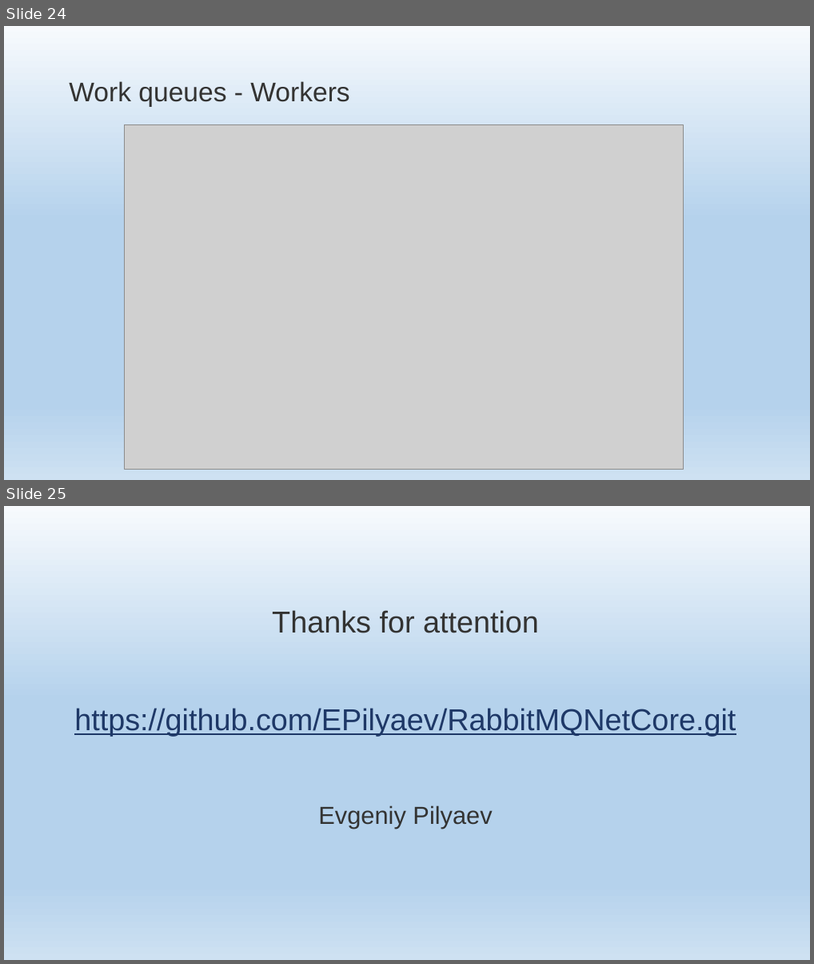
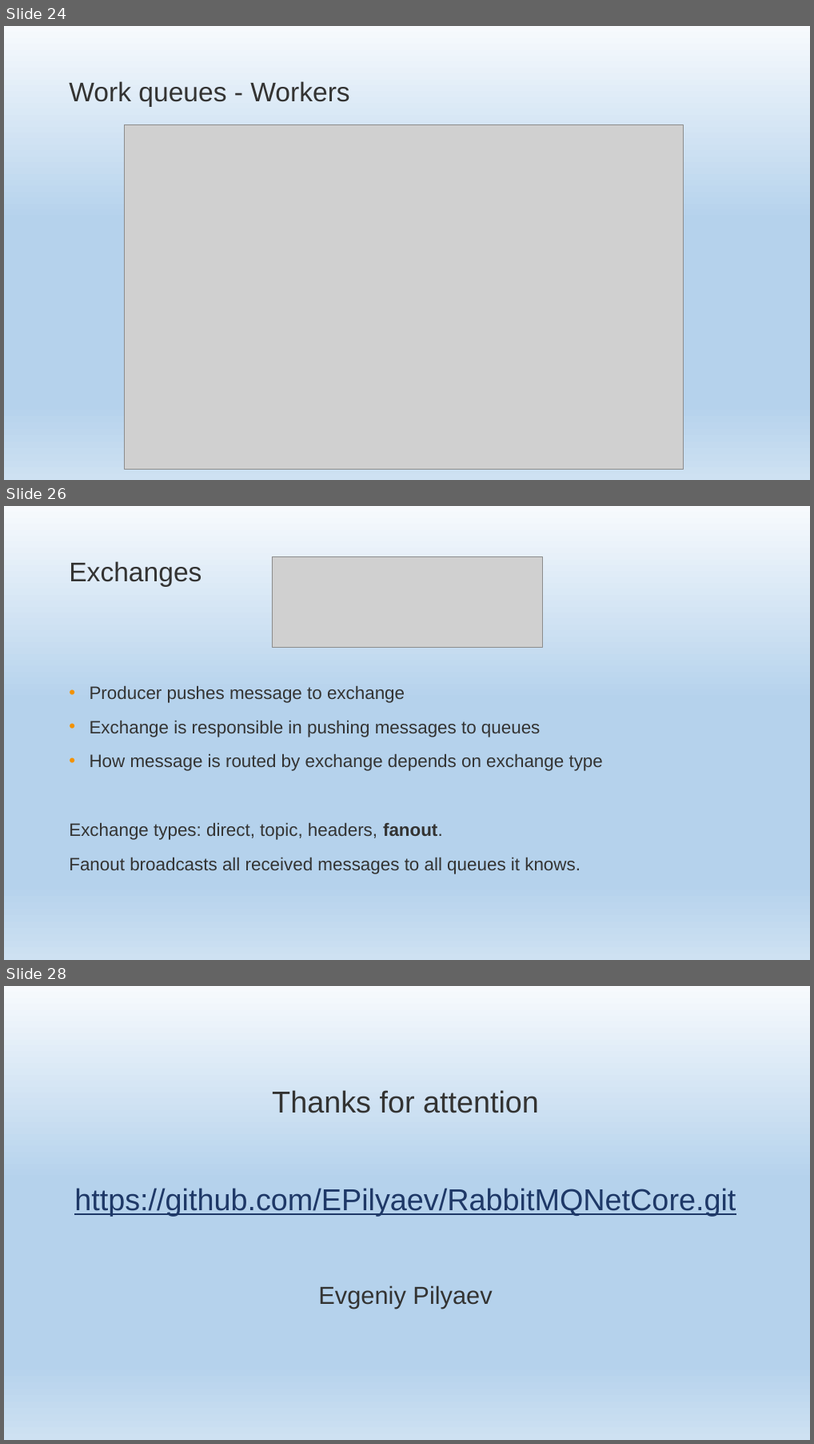
Before and after one commit to EPilyaev/RabbitMQNetCore, a slide deck: RabbitMQNetCore.pptm. Shown one above the other, each under a label of ours: slides 24 and 25 before the commit, slides 24, 26 and 28 after it; the slides between them are not shown. The pictures are 814x964 and 814x1444 pixels, drawn with LibreOffice and Linux fonts; fonts in the diff are those of the drawing; grey boxes stand for pictures; background and template pictures are left out. Boxes give left, top, right and bottom in pixels: in the first picture for what was removed or moved away, otherwise in the second. Text is boxed around its words. In the diff, an @@ line names an element or a change of style, - is before the commit and + after.

Commit message:
Start publish\subscribe slides. Add exchange info.

```diff
--- a/RabbitMQNetCore.pptm
+++ b/RabbitMQNetCore.pptm
@@ slide 26 added at [4,506,810,960], background gradient #F7FAFD to #B5D2EC to #CEE1F2 @@
@@ title added at [69,561,202,586], 48 pt, text #333332 @@
+Exchanges
@@ picture added at [272,556,542,647] @@
@@ text added at [69,685,603,874], 32 pt, text #333332 @@
+• Producer pushes message to exchange
+• Exchange is responsible in pushing messages to queues
+• How message is routed by exchange depends on exchange type
+Exchange types: direct, topic, headers, fanout.
+Fanout broadcasts all received messages to all queues it knows.
@@ what was slide 25 is now slide 28 @@
```
Also in this commit, not shown: 2 other slides added, 5 other files.
